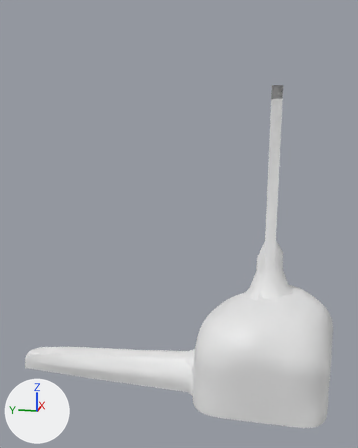
Renders of the OBJ model models/maps/start/huge_room.obj from each side of a commit.
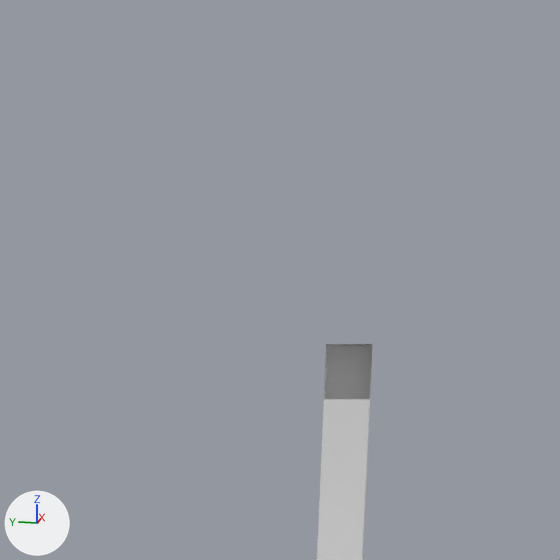
There are two pictures of each version: one whole from a 50 mm lens placed at (-215.8, -6.5, 130.6), pointed at (-0.8, 36.5, 76.8), one close up on the part from 53% to 92% of the width and 0% to 31% of the height. Arrows for +X, +Y and +Z are at lower left; the lights stay in place. Where no turn or scale is listed for an object, it has been applied to the vertices.
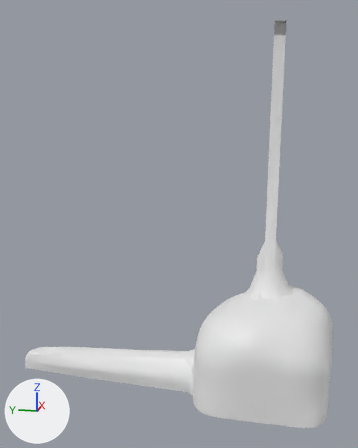
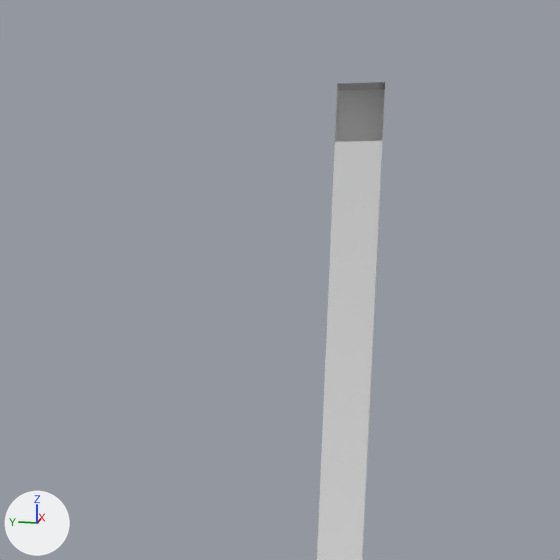
What differs and where, as boxes (x1, y1, x2, y2) in the close-ups (560 x 560 px):
'Cube', reshaped
    before: (317, 344, 373, 560)
    after: (317, 82, 385, 560)

The edits, one by one:
me_cube has 1480 vertices, 2868 faces and spans x -31.0..31.0, y -35.0..115.0, z 1.0..137.0.
me_cube is used by ob_cube; location (0.0, 0.0, 0.0).
Before the commit, vertices of me_cube: 1472 (12.0, -7.0, 137.0) at pixel (372, 345), 1473 (12.0, -2.0, 137.0) at pixel (327, 345), 1474 (7.0, -7.0, 137.0) at pixel (372, 343), 1475 (7.0, -2.0, 137.0) at pixel (326, 344), 1476 (7.0, -2.0, 132.0) at pixel (323, 399).
Before the commit, vertices of me_cube: 1477 (7.0, -7.0, 132.0) at pixel (369, 399), 1478 (12.0, -7.0, 132.0) at pixel (370, 399), 1479 (12.0, -2.0, 132.0) at pixel (325, 399).
Part 1, on me_cube:
Vertices 1472 to 1479 of me_cube move by (0.0, 0.0, 26.0).
